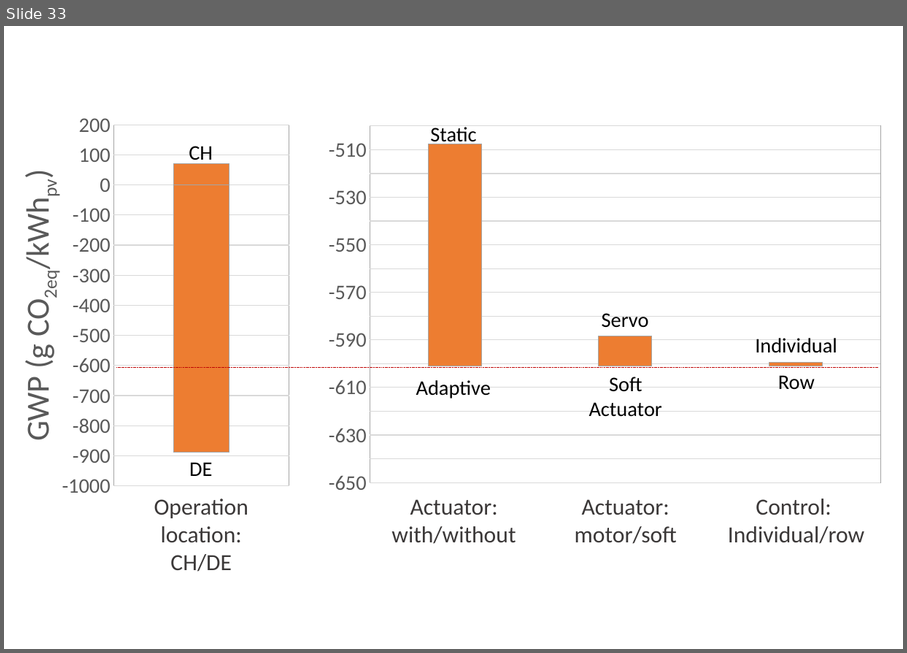
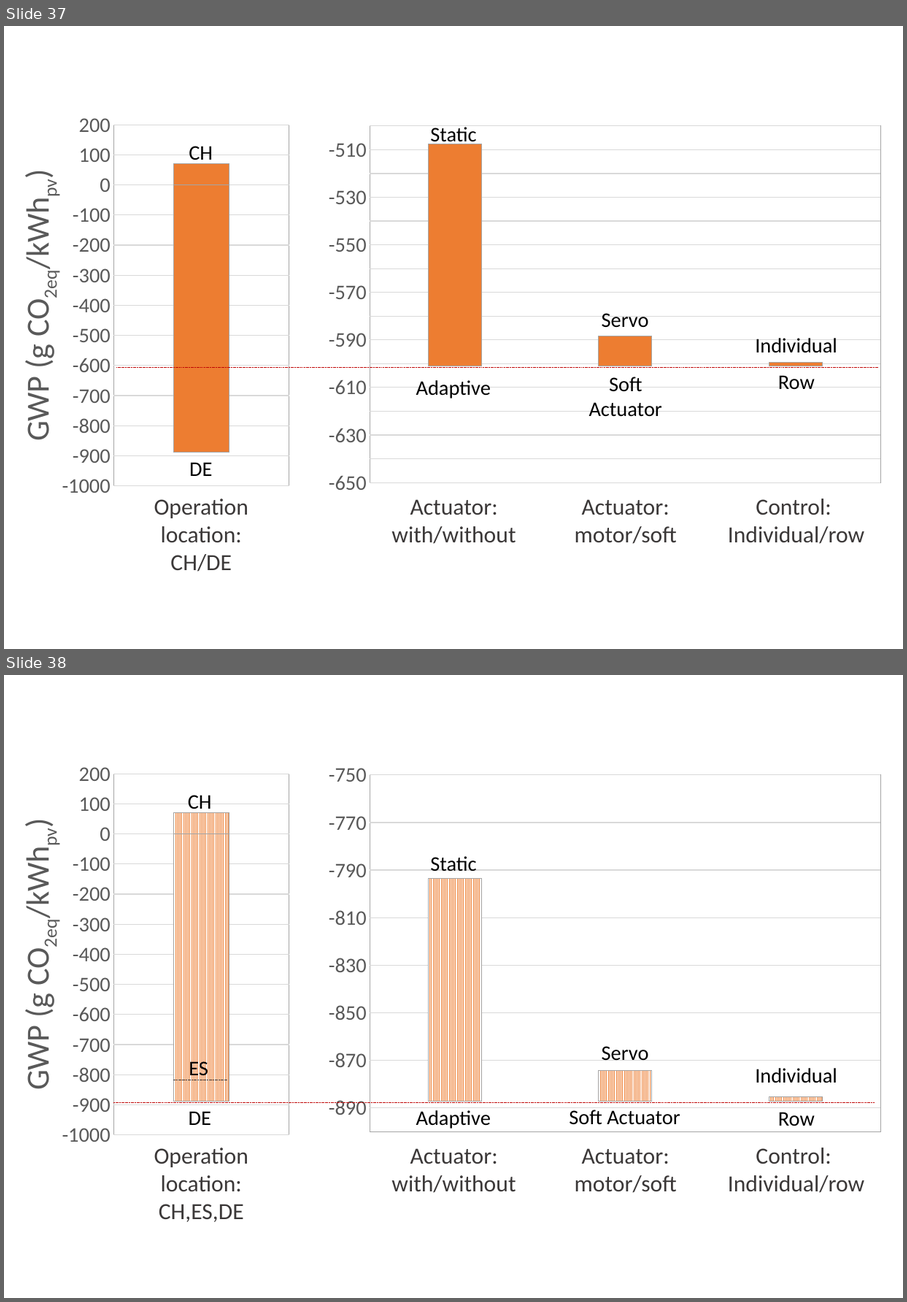
Before and after one commit to architecture-building-systems/LCA_Paper, a slide deck: elsarticle/Images/Thesis charts.pptx. Shown one above the other, each under a label of ours: slide 33 before the commit, slides 37 and 38 after it. The pictures are 907x653 and 907x1302 pixels, drawn with LibreOffice and Linux fonts; fonts in the diff are those of the drawing. Boxes give left, top, right and bottom in pixels: in the first picture for what was removed or moved away, otherwise in the second. Text is boxed around its words. In the diff, an @@ line names an element or a change of style, - is before the commit and + after.

```diff
--- a/elsarticle/Images/Thesis charts.pptx
+++ b/elsarticle/Images/Thesis charts.pptx
@@ slide 38 added at <box>4,675,903,1298</box>, background #FFFFFF @@
@@ column stacked chart added at <box>15,757,308,1149</box> @@
+categories: 1
+Series 1: -890
+Series 2: 70
@@ column stacked chart added at <box>300,759,898,1151</box> @@
+categories: 1, 2, 3
+Series 1: -794, -874, -886
+Series 2: -94, -13, -2
@@ text added at <box>188,795,212,814</box>, 18 pt, text #000000 @@
+CH
@@ text added at <box>430,856,476,871</box>, 18 pt, text #000000 @@
+Static
@@ text added at <box>602,1046,649,1060</box>, 18 pt, text #000000 @@
+Servo
@@ text added at <box>189,1058,208,1081</box>, 18 pt, text #000000 @@
+ES
@@ text added at <box>755,1068,838,1083</box>, 18 pt, text #000000 @@
+Individual
@@ line added from (173, 1079) to (227, 1079), #3B3838 0.25 pt dashed @@
@@ line added from (114, 1103) to (875, 1103), #C00000 0.25 pt dashed @@
@@ text added at <box>189,1111,211,1125</box>, 18 pt, text #000000 @@
+DE
@@ text added at <box>416,1110,491,1128</box>, 18 pt, text #000000 @@
+Adaptive
@@ text added at <box>569,1109,680,1125</box>, 18 pt, text #000000 @@
+Soft Actuator
@@ text added at <box>779,1112,815,1125</box>, 18 pt, text #000000 @@
+Row
@@ text added at <box>154,1147,249,1222</box>, 20 pt, text #3B3838 @@
+Operation location: CH,ES,DE
@@ text added at <box>392,1148,516,1193</box>, 20 pt, text #3B3838 @@
+Actuator: with/without
@@ text added at <box>575,1148,677,1193</box>, 20 pt, text #3B3838 @@
+Actuator: motor/soft
@@ text added at <box>728,1147,865,1193</box>, 20 pt, text #3B3838 @@
+Control:
+Individual/row
@@ what was slide 33 is now slide 37 @@
```
Also in this commit, not shown: 1 slide changed, 4 other slides added, 12 other files.
